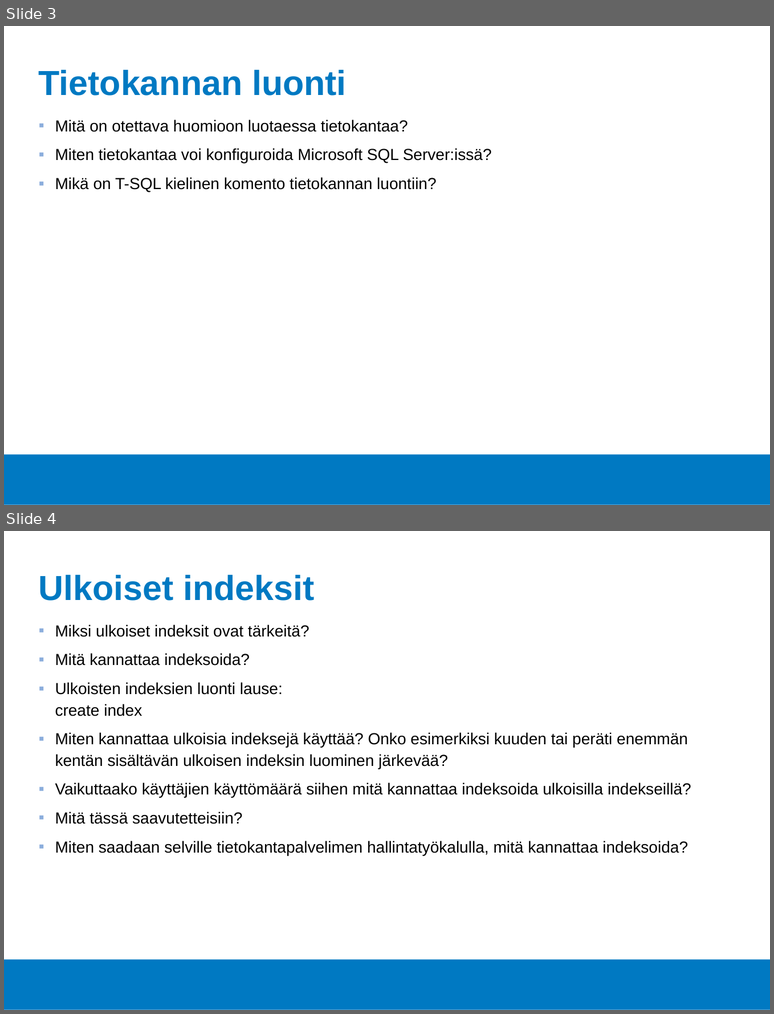
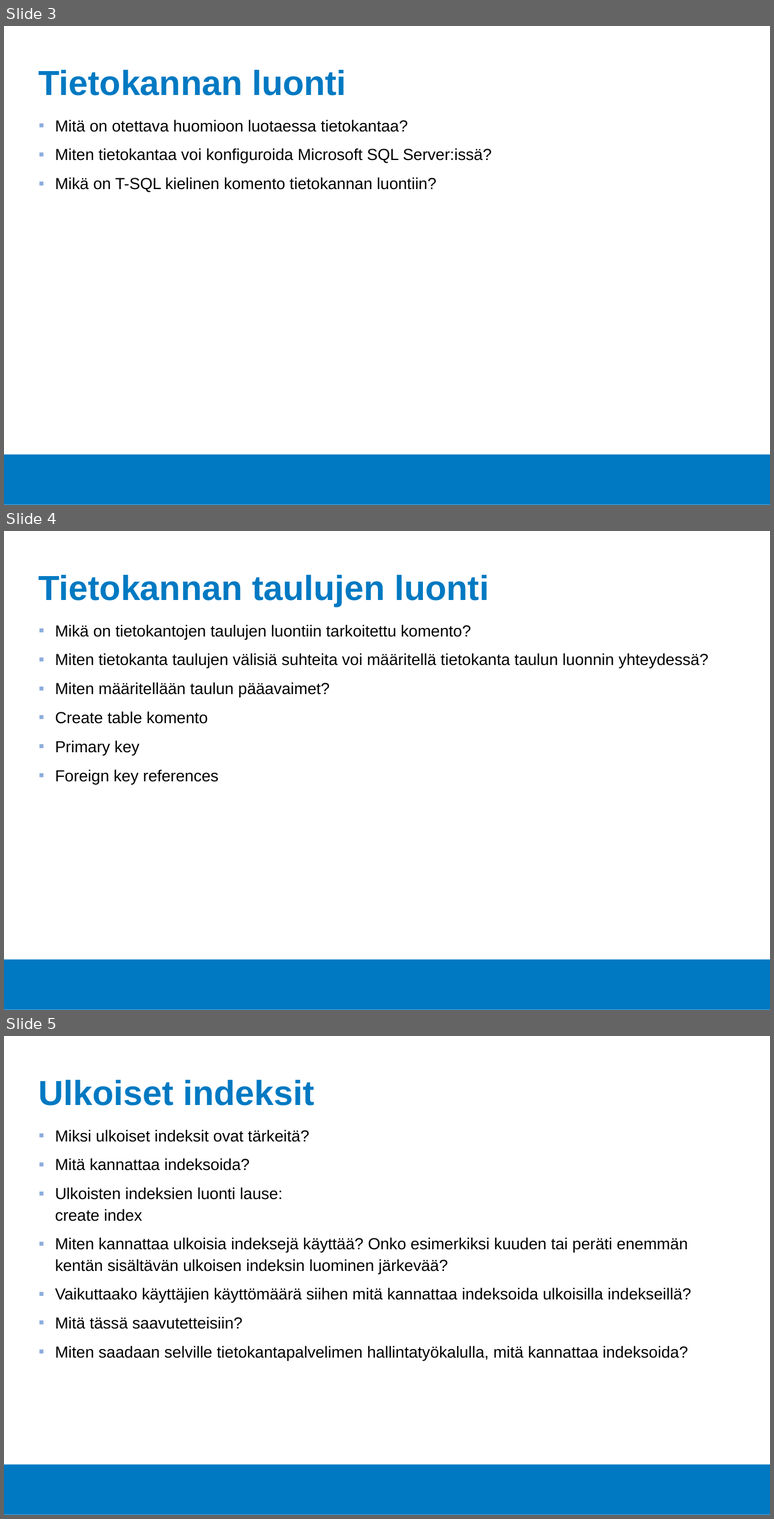
Before and after one commit to Tietokantahallinta/Tietokantahallinta.github.io, a slide deck: luennot/viikko02/Luentokalvot_02.odp. Shown one above the other, each under a label of ours: slides 3 and 4 before the commit, slides 3, 4 and 5 after it. The pictures are 774x1014 and 774x1519 pixels, drawn with LibreOffice and Linux fonts; fonts in the diff are those of the drawing; background and template pictures are left out. Boxes give left, top, right and bottom in pixels: in the first picture for what was removed or moved away, otherwise in the second. Text is boxed around its words. In the diff, an @@ line names an element or a change of style, - is before the commit and + after.

```diff
--- a/luennot/viikko02/Luentokalvot_02.odp
+++ b/luennot/viikko02/Luentokalvot_02.odp
@@ slide 4 added at box(4, 531, 770, 1010), background #FFFFFF; not listed: 1 template element that a slide beside it also shows @@
@@ title added at box(39, 574, 489, 606), 36 pt, text #0079C2, bold @@
+Tietokannan taulujen luonti
@@ text added at box(55, 624, 709, 784), 16.6 pt, text #000000 @@
+▪ Mikä on tietokantojen taulujen luontiin tarkoitettu komento?
+▪ Miten tietokanta taulujen välisiä suhteita voi määritellä tietokanta taulun luonnin yhteydessä?
+▪ Miten määritellään taulun pääavaimet?
+▪ Create table komento
+▪ Primary key
+▪ Foreign key references
@@ what was slide 4 is now slide 5 @@
```
Also in this commit, not shown: 4 other files.
